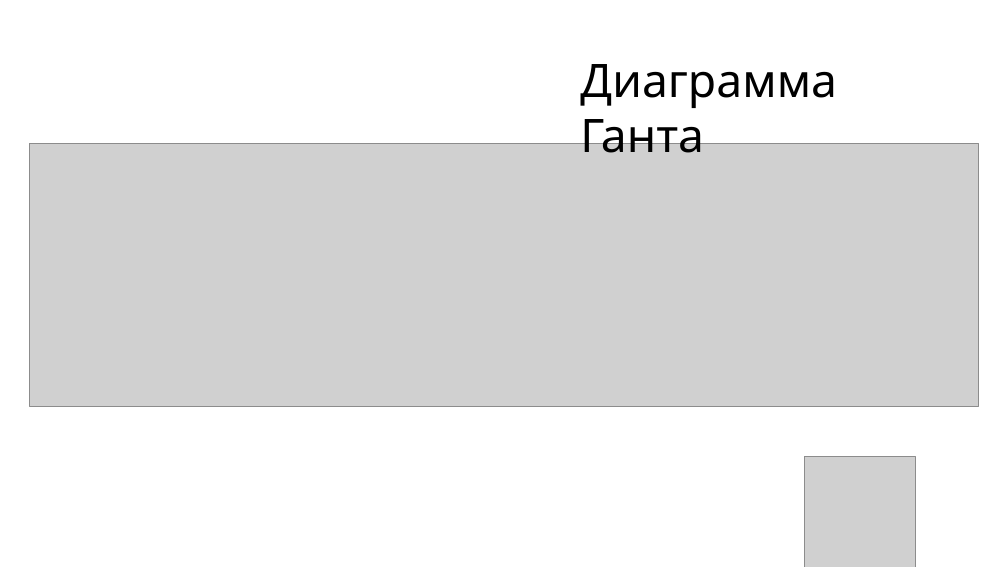
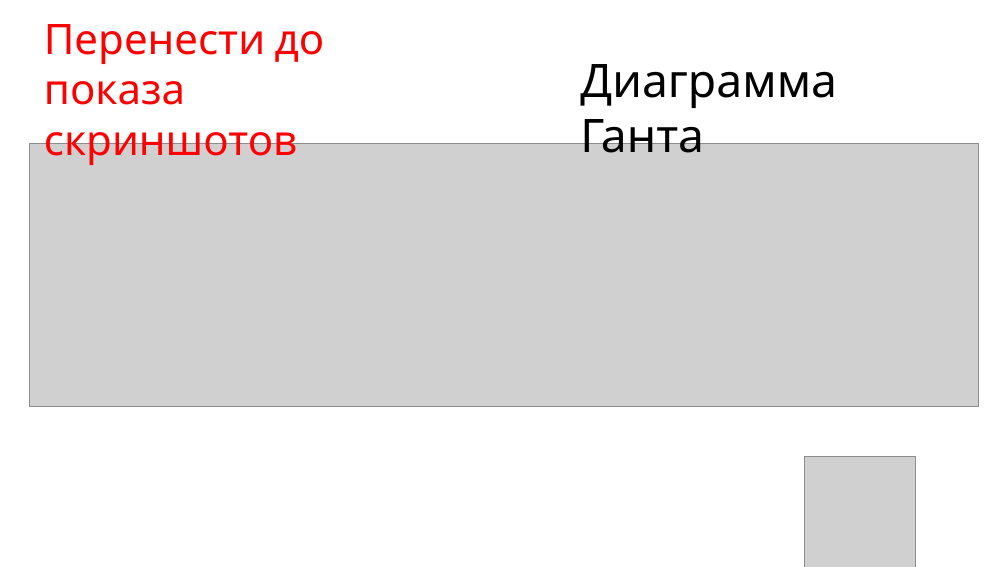
Before and after one commit to Danildanil228/diplomfiles, a slide deck: slide 12 of Презентация.pptx (slide 26 before the commit). Drawn at 1008x567 pixels with LibreOffice and Linux fonts; fonts in the diff are those of the drawing; grey boxes stand for pictures; background and template pictures are left out. Boxes give left, top, right and bottom in pixels: in the first picture for what was removed or moved away, otherwise in the second. Text is boxed around its words. In the diff, an @@ line names an element or a change of style, - is before the commit and + after.

```diff
--- a/Презентация.pptx
+++ b/Презентация.pptx
@@ text added at [44,24,325,166], 40 pt, text #FF0000 @@
+Перенести до показа скриншотов
```
Also in this commit, not shown: 6 other slides changed, 2 slides added, 2 slides removed.
